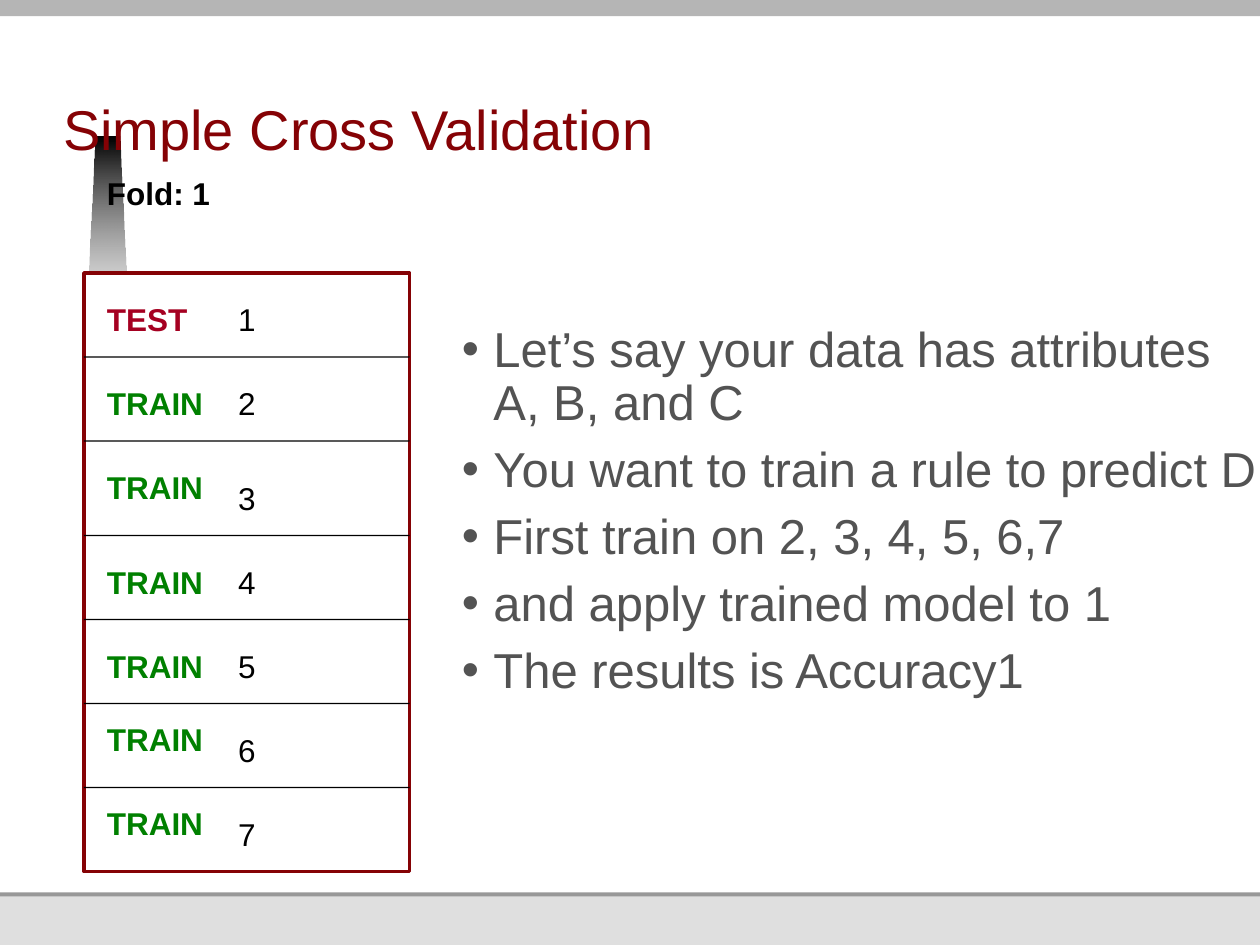
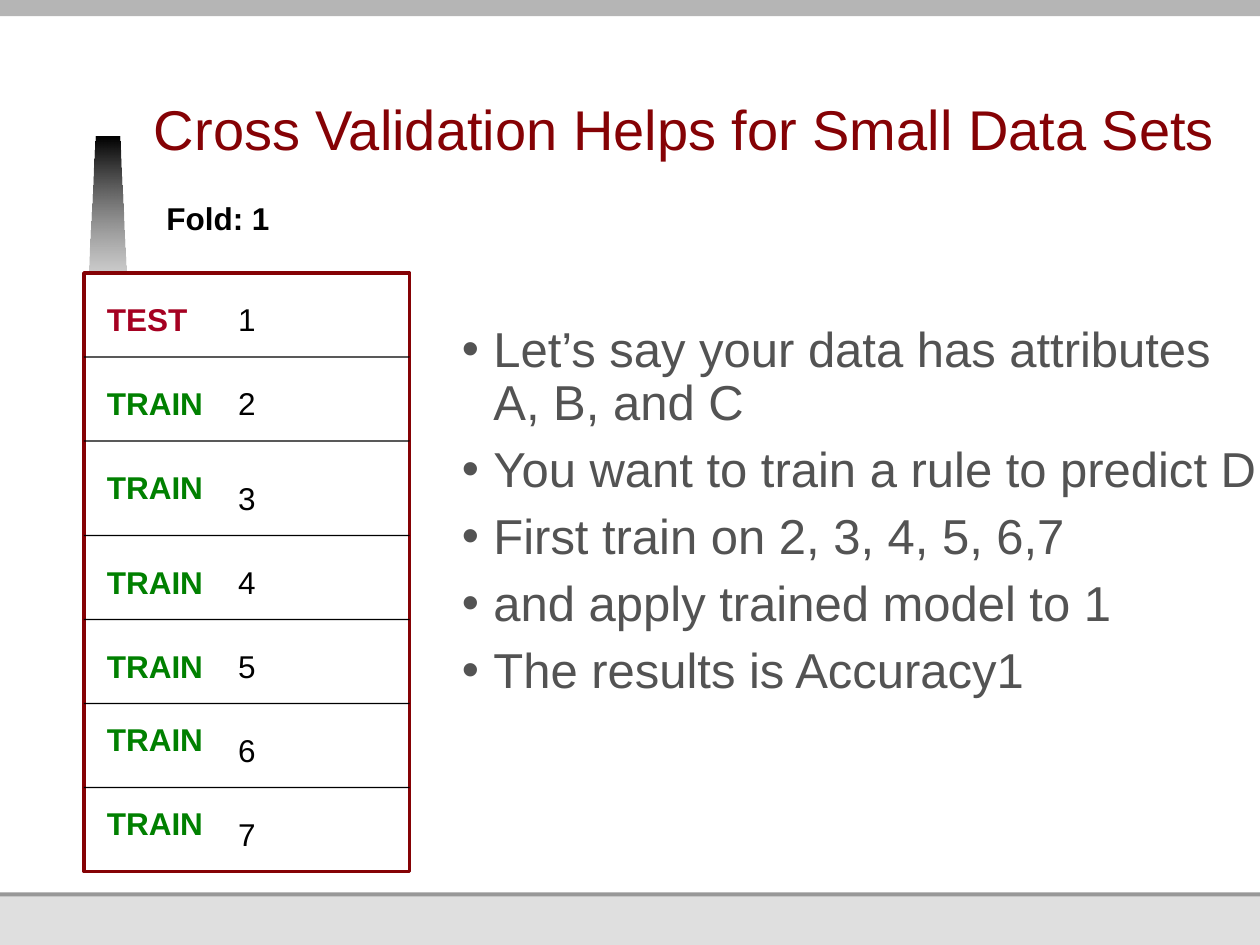
Before and after one commit to jmankoff/data, a slide deck: slide 28 of Lectures/10 Machine Learning II Training and Testing.pptx (slide 12 before the commit). Drawn at 1260x945 pixels with LibreOffice and Linux fonts; fonts in the diff are those of the drawing; background and template pictures are left out. Boxes give left, top, right and bottom in pixels: in the first picture for what was removed or moved away, otherwise in the second. Text is boxed around its words. In the diff, an @@ line names an element or a change of style, - is before the commit and + after.

```diff
--- a/Lectures/10 Machine Learning II Training and Testing.pptx
+++ b/Lectures/10 Machine Learning II Training and Testing.pptx
@@ title at <box>154,109,1214,161</box>: text changed @@
-Simple Cross Validation
+Cross Validation Helps for Small Data Sets
@@ text "Fold: 1" rewrapped from <box>107,180,210,211</box> to <box>166,207,270,231</box> @@
```
Also in this commit, not shown: 14 other slides changed, 24 slides added, 12 slides removed.
